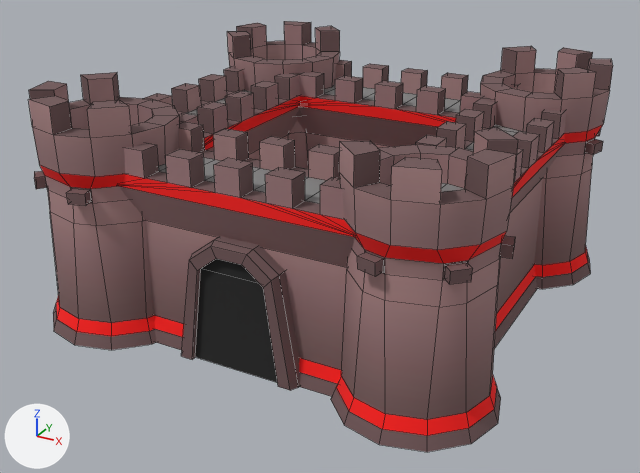
One commit to the FBX model Assets/Models/Castles/castle_C_Enemy.fbx: the scene before it, then after it.
Both versions are drawn from a 50 mm camera at (12.43, -23.86, 13.57) aimed at (-0.2, -0.88, 2.08). Every picture has the same lights, and +X, +Y and +Z are marked at lower left. Mesh edges are drawn as thin lines. Where no turn or scale is listed for an object, it has been applied to the vertices.

Objects in the first picture: 'castle_C_Enemy'.
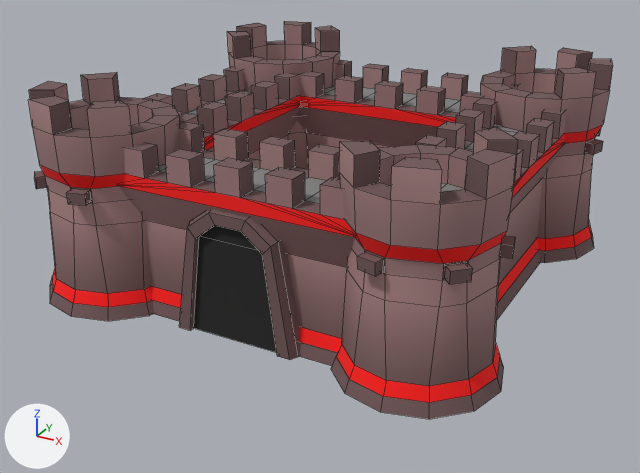
The newer file is also rescaled (x0.843), turned or shifted as a whole; pictures and numbers use the older file's frame.

Where the change shows, as pixel boxes [x1, y1, x2, y2] in the pictures (640 x 473 px; the box of a moved part takes in the faces that stretch with it):
'castle_C_Enemy', reshaped (8% shorter): before [28, 21, 613, 452]; after [28, 21, 613, 419]
part 1 of me_circle_005, moved or reshaped: before [181, 236, 300, 390]; after [179, 210, 299, 360]
part 2 of me_circle_005, moved or reshaped: before [50, 212, 156, 350]; after [50, 212, 154, 321]
part 3 of me_circle_005, moved or reshaped: before [145, 220, 501, 452]; after [145, 220, 504, 419]
part 4 of me_circle_005, moved or reshaped: before [305, 132, 592, 349]; after [305, 132, 594, 319]

Edits to the bpy script that builds the scene:
```text
Change me_circle_005:
    where me_circle_005.from_pydata(...)  # 1170 vertices, 1114 faces; spans x -7.29..7.29, y -7.29..7.29, z 0.0..7.23
    used by ob_castle_c_enemy; location = (0.0, 0.0, 0.0)
    me_circle_005 part 1: the loose piece of 30 vertices spanning x -1.96..1.96, y -6.28..-5.19, z 0.0..3.87 is moved by (0.0, 0.0, 0.97)
    me_circle_005 part 2: all 48 vertices in x -7.29..-2.71, y -7.29..-2.71, z 0.0..0.75 are moved by (0.0, 0.0, 0.97)
    me_circle_005 part 3: all 48 vertices in x 2.71..7.29, y -7.29..-2.71, z 0.0..0.75 are moved by (0.0, 0.0, 0.97)
    me_circle_005 part 4: all 48 vertices in x 2.71..7.29, y 2.71..7.29, z 0.0..0.75 are moved by (0.0, 0.0, 0.97)
```
